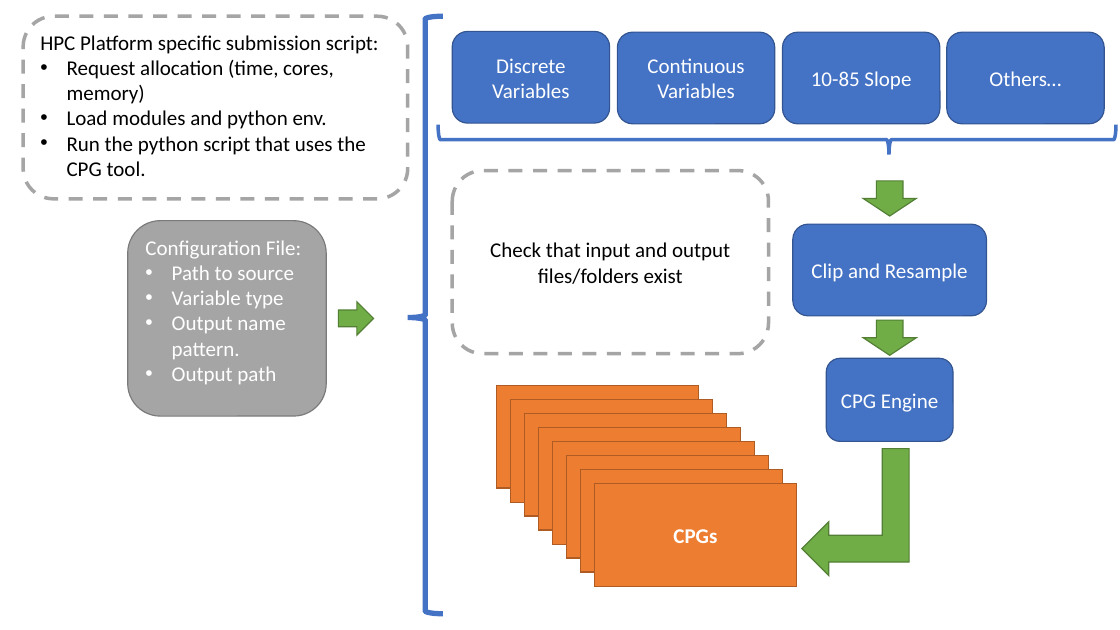
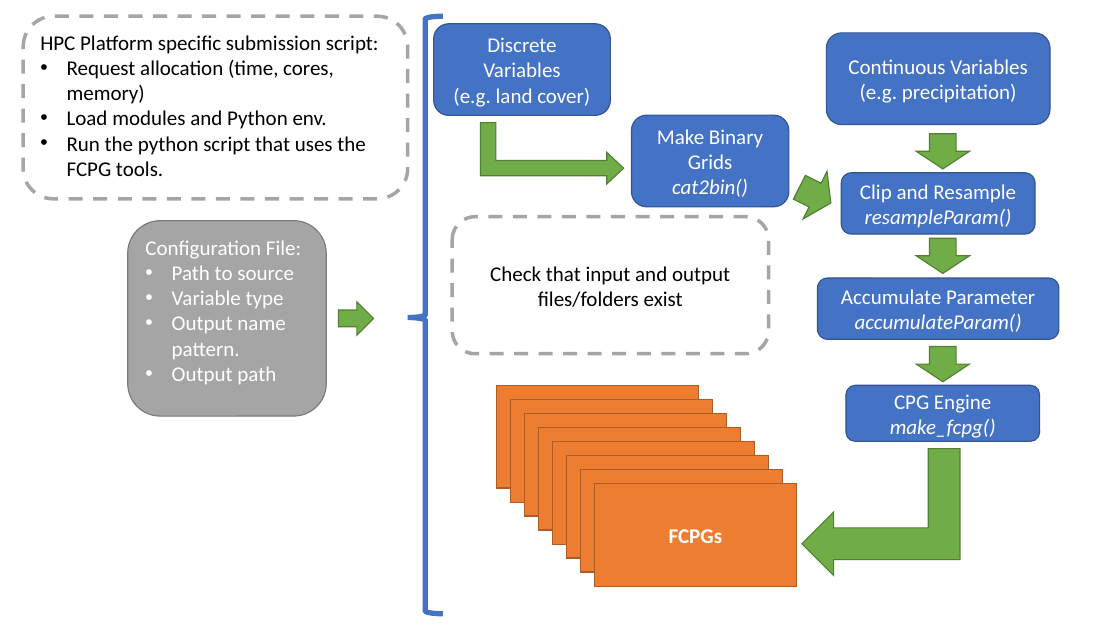
Before and after one commit to usgs/water-fcpg-tools, a slide deck: slide 1 of img/CPG_tool_structure.pptx. Drawn at 1120x630 pixels with LibreOffice and Linux fonts; fonts in the diff are those of the drawing. Boxes give left, top, right and bottom in pixels: in the first picture for what was removed or moved away, otherwise in the second. Text is boxed around its words. In the diff, an @@ line names an element or a change of style, - is before the commit and + after.

```diff
--- a/img/CPG_tool_structure.pptx
+++ b/img/CPG_tool_structure.pptx
@@ rounded rectangle "Discrete Variables": place and size @@
-rounded rectangle "Discrete Variables" at [452,31,609,123]
+rounded rectangle "Discrete Variables" at [434,24,610,115]
@@ rounded rectangle removed at [783,32,940,124] @@
-10-85 Slope
@@ rounded rectangle "Continuous Variables": place and size @@
-rounded rectangle "Continuous Variables" at [618,32,775,124]
+rounded rectangle "Continuous Variables" at [827,33,1050,124]
@@ rounded rectangle removed at [947,32,1104,124] @@
-Others…
@@ text in rounded rectangle at [453,88,590,107]: paragraph added @@
+(e.g. land cover)
@@ text in rounded rectangle at [860,84,1017,103]: paragraph added @@
+(e.g. precipitation)
@@ text in rounded rectangle at [67,110,365,176]: text changed @@
-• Load modules and python env.
-• Run the python script that uses the CPG tool.
+• Load modules and Python env.
+• Run the python script that uses the FCPG tools.
@@ rounded rectangle added at [632,115,789,207], fill #4472C4, outline #325491 1 pt, 18 pt, text #FFFFFF @@
+Make Binary Grids
+cat2bin()
@@ right brace removed at [438,125,1116,155] @@
@@ bent up arrow added at [481,122,624,184], fill #70AD47, outline #538035 1 pt @@
@@ down arrow: place and size @@
-down arrow at [864,181,917,216]
+down arrow at [917,134,970,169]
@@ down arrow added at [788,163,843,226], fill #70AD47, outline #538035 1 pt @@
@@ rounded rectangle "Clip and Resample": place and size @@
-rounded rectangle "Clip and Resample" at [793,224,987,316]
+rounded rectangle "Clip and Resample" at [842,173,1036,234]
@@ text in rounded rectangle at [865,209,1012,228]: paragraph added @@
+resampleParam()
@@ rounded rectangle "Check that input and output ...": place and size @@
-rounded rectangle "Check that input and output ..." at [452,171,769,354]
+rounded rectangle "Check that input and output ..." at [452,217,769,354]
@@ down arrow added at [917,239,970,274], fill #70AD47, outline #538035 1 pt @@
@@ rounded rectangle added at [818,278,1059,339], fill #4472C4, outline #325491 1 pt, 18 pt, text #FFFFFF @@
+Accumulate Parameter
+accumulateParam()
@@ down arrow: place and size @@
-down arrow at [864,320,917,355]
+down arrow at [917,347,970,382]
@@ rounded rectangle "CPG Engine": place and size @@
-rounded rectangle "CPG Engine" at [827,359,954,442]
+rounded rectangle "CPG Engine" at [846,386,1040,442]
@@ text in rounded rectangle at [890,419,996,438]: paragraph added @@
+make_fcpg()
@@ bent up arrow: place and size @@
-bent up arrow at [802,449,910,576]
+bent up arrow at [802,449,960,576]
@@ text in rectangle at [669,529,722,543]: text changed @@
-CPGs
+FCPGs
```
Also in this commit, not shown: 56 other files.
